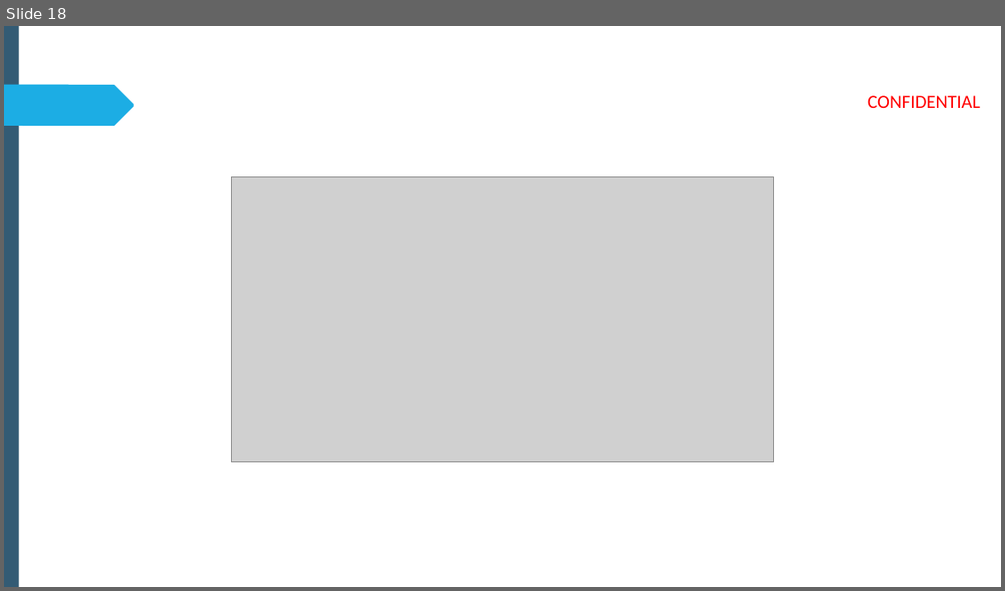
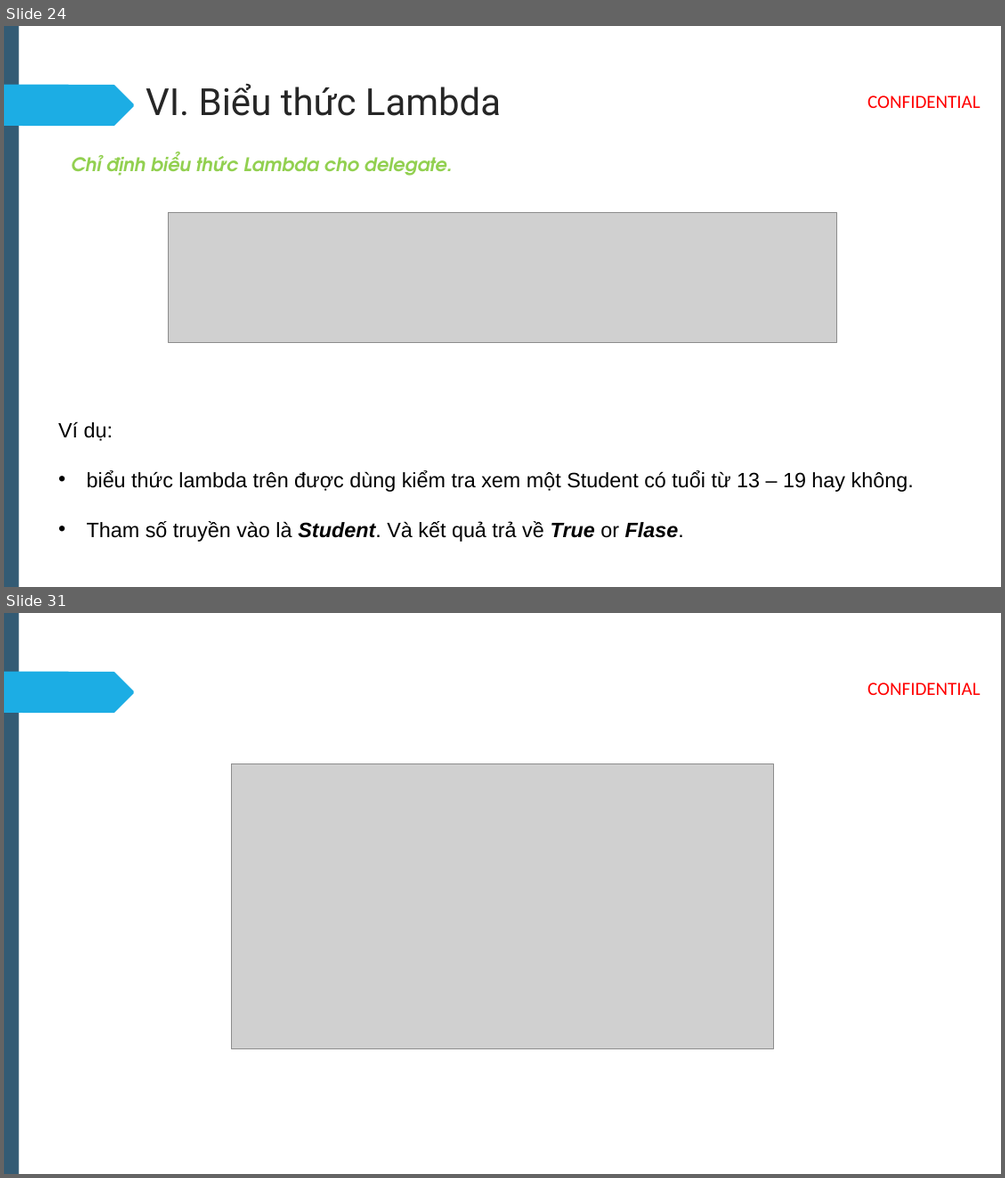
Before and after one commit to Linh-dev/Linq-CSharp, a slide deck: NWS_INTRO_WebDeveloperRoadmap.pptx. Shown one above the other, each under a label of ours: slide 18 before the commit, slides 24 and 31 after it; the slides between them are not shown. The pictures are 1005x591 and 1005x1178 pixels, drawn with LibreOffice and Linux fonts; fonts in the diff are those of the drawing; grey boxes stand for pictures; background and template pictures are left out. Boxes give left, top, right and bottom in pixels: in the first picture for what was removed or moved away, otherwise in the second. Text is boxed around its words. In the diff, an @@ line names an element or a change of style, - is before the commit and + after.

```diff
--- a/NWS_INTRO_WebDeveloperRoadmap.pptx
+++ b/NWS_INTRO_WebDeveloperRoadmap.pptx
@@ slide 24 added at bbox=[4, 26, 1001, 587], background #FFFFFF; not listed: 3 template elements that a slide beside it also shows @@
@@ title added at bbox=[146, 83, 501, 116], 36 pt, text #262626 @@
+VI. Biểu thức Lambda
@@ text added at bbox=[71, 151, 453, 176], 18 pt, text #92D050, bold, italic @@
+Chỉ định biểu thức Lambda cho delegate.
@@ picture added at bbox=[168, 212, 836, 342] @@
@@ text added at bbox=[58, 421, 914, 541], 20 pt, text #000000 @@
+Ví dụ:
+• biểu thức lambda trên được dùng kiểm tra xem một Student có tuổi từ 13 – 19 hay không.
+• Tham số truyền vào là Student. Và kết quả trả về True or Flase.
@@ what was slide 18 is now slide 31 @@
```
Also in this commit, not shown: 2 slides changed, 26 other slides added, 14 slides removed, 6 other files.
